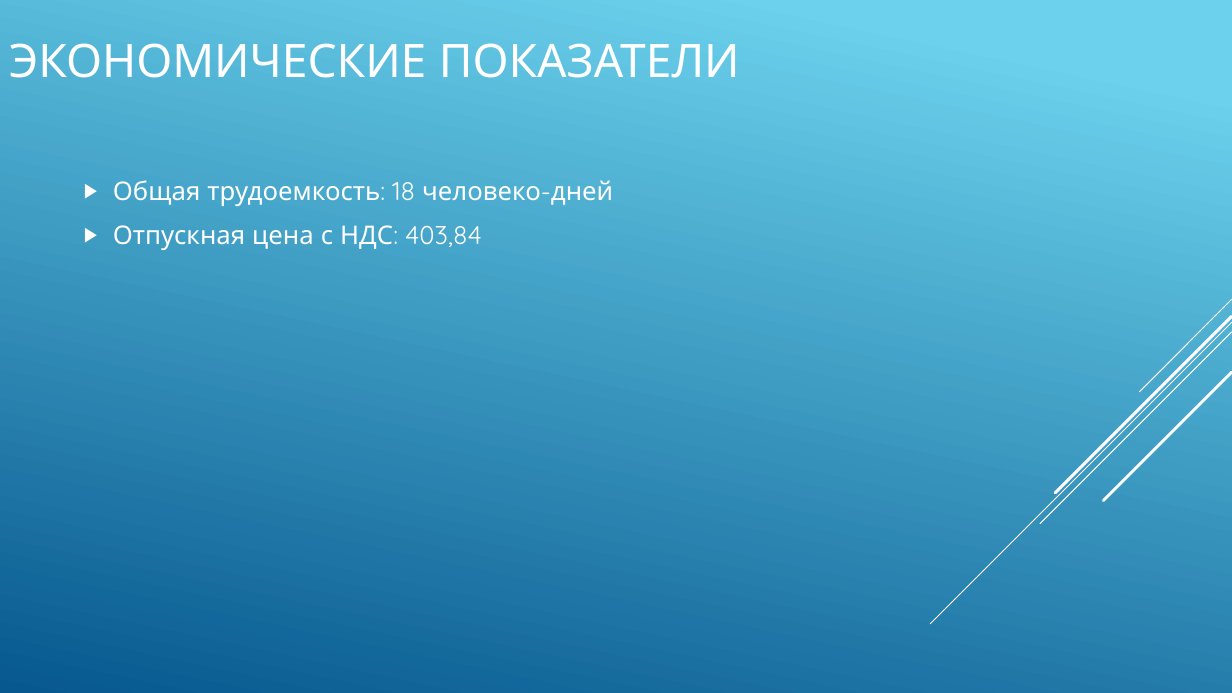
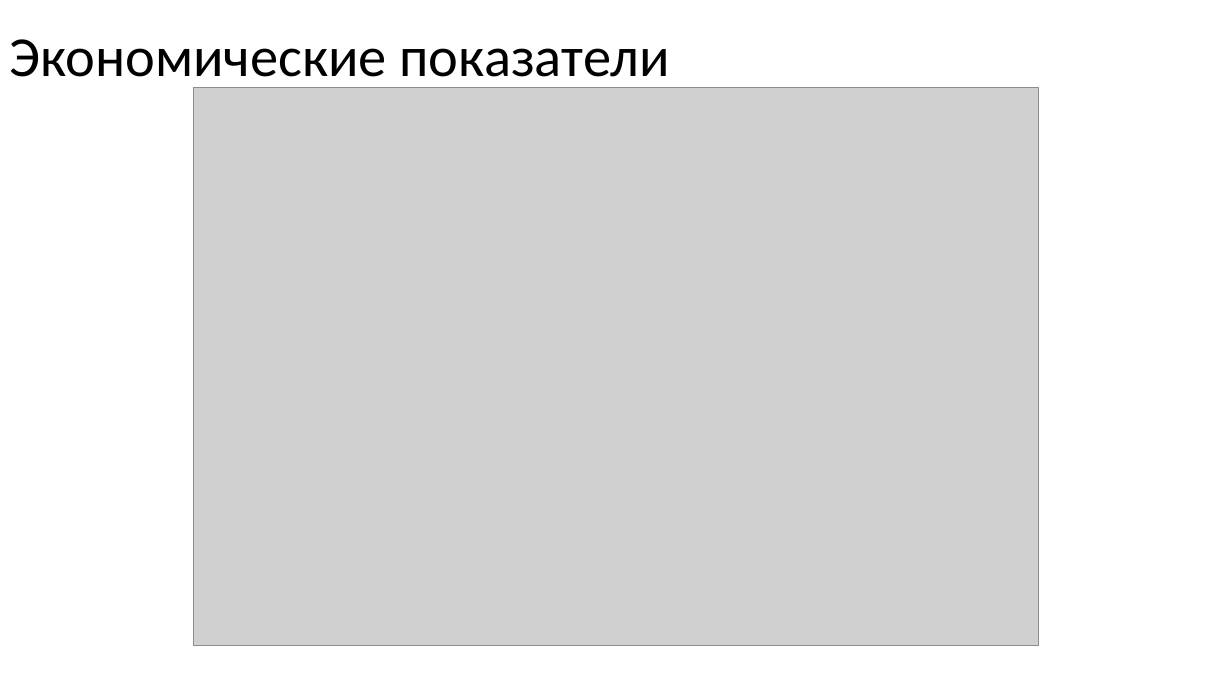
Before and after one commit to Mepecbe/Antivirus_DiplomProject, a slide deck: slide 15 of Documents/Prezentatsia_k_diplomnomu_proektu.pptx (slide 5 before the commit). Drawn at 1232x693 pixels with LibreOffice and Linux fonts; fonts in the diff are those of the drawing; grey boxes stand for pictures. Boxes give left, top, right and bottom in pixels: in the first picture for what was removed or moved away, otherwise in the second. Text is boxed around its words. In the diff, an @@ line names an element or a change of style, - is before the commit and + after.

```diff
--- a/Documents/Prezentatsia_k_diplomnomu_proektu.pptx
+++ b/Documents/Prezentatsia_k_diplomnomu_proektu.pptx
@@ background gradient #6ED2EB to #06588E to #FFFFFF @@
@@ title at [9,39,670,90]: text changed; size 36 to 44 pt; font Quicksand to Calibri; text colour #FFFFFF to #000000 @@
-ЭКОНОМИЧЕСКИЕ ПОКАЗАТЕЛИ
+Экономические показатели
@@ picture added at [193,88,1039,646] @@
@@ text removed at [113,180,613,250] @@
-▶ Общая трудоемкость: 18 человеко-дней
-▶ Отпускная цена с НДС: 403,84
@@ group removed at [931,299,1232,624]: 5 lines @@
```
Also in this commit, not shown: 3 other slides changed, 13 slides added, 3 slides removed, 12 other files.
